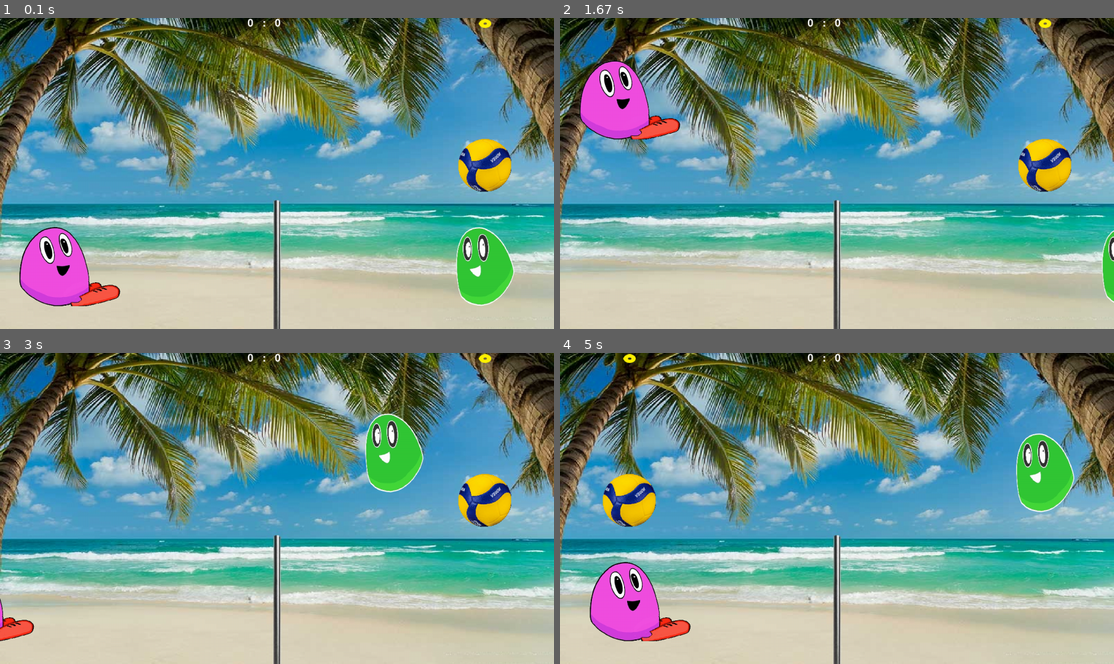
Above: before the commit, frames 1-4 (two rows, left to right).
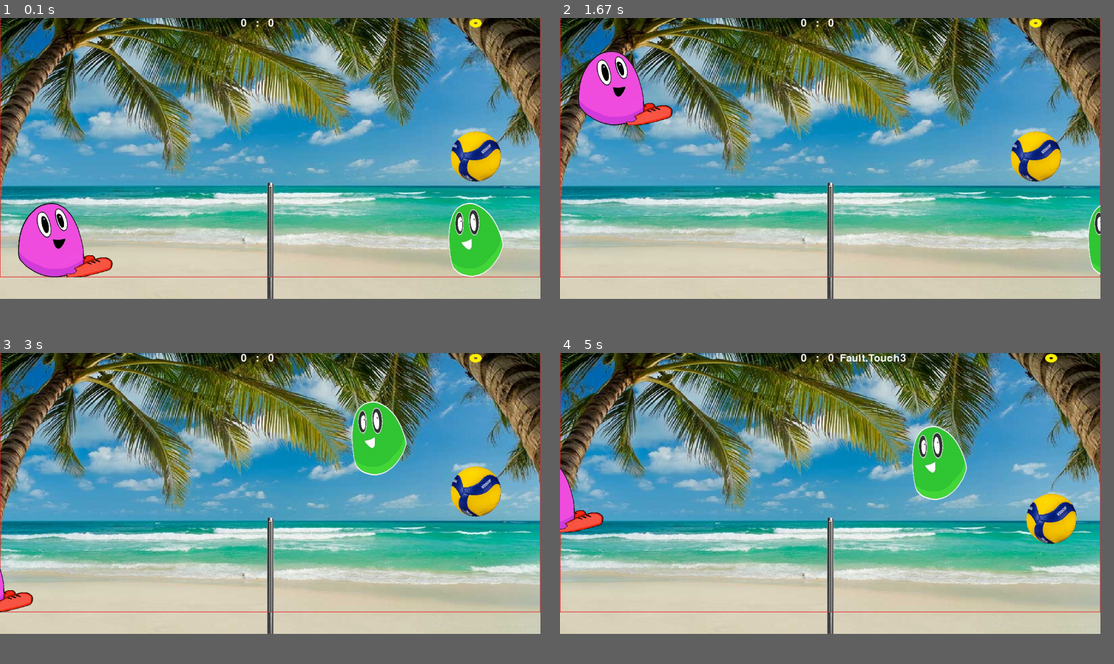
Above: after the commit, the same moments.

Repository: 3strategy/pygameBlobby
Game: pygame game, started from pyGameBlobby.py
Same seed, same stepped clock (60 frames per second), same inputs: the game is played once before the commit and once after it.
Inputs:
- Up to frame 1 (0.1 s): no input
- Up to frame 2 (1.67 s): hold Right 0.33-0.8 s; hold Up 0.83-1.13 s; hold Right 1.17-1.63 s; hold D 1.17-1.63 s
- Up to frame 3 (3 s): hold Left 1.67-2.2 s; hold A 1.67-2.2 s; tap C at 1.82 s; hold Left 2.23-2.63 s; hold A 2.23-2.63 s; hold Up from 2.67 s (still down)
- Up to frame 4 (5 s): release Up at 3.03 s; hold Right 3.07-3.7 s; hold D 3.07-3.7 s; tap C at 3.22, 4.88 s; hold Left 3.73-4.2 s; hold A 3.73-4.2 s; hold Right 4.23-4.7 s; hold D 4.23-4.7 s; hold Up from 4.73 s (still down)
In our replay, the window is 900x506 before the commit and 878x457 after it. These sizes can differ from the game's own. Grey fills any space a smaller window leaves; there, only what the larger window draws over its background counts as a difference.

The runs differ from the first frame. In frame 1, 62% of the frame differs, in the area x 0-100%, y 0-100%; in frame 2, 60%; in frame 3, 61%; in frame 4, 65%.

Commit message:
Lesson 10 1)	Make a boundry SharedSprite. 2)	Make all wall collision work on the Boundy sprite (with full impact equations). 3)	Improve ball so that it has small spike on top/bottom/left/right so that collision on these faces is perfect. 4)	Make dyfix and dxfix integers so they give the perfect middle pixel as colision point (this make bounces at 90 angles return a perfect -90 (not -89.5). 5)	 Added Fault state – exposing a scoring logic bug.

Diff:
--- a/Shared.py
+++ b/Shared.py
@@ -6,6 +6,7 @@
     import os
     import pygame
     from pygame.locals import *
+    from enum import Enum
     from datetime import datetime, timedelta
 
 except ImportError as err:
@@ -16,8 +17,8 @@
 infoObject = pygame.display.Info()
 #pygame.display.set_mode((infoObject.current_w, infoObject.current_h))
 
-screeny =  infoObject.current_h  # 650 #650 is also good.
-screenx =  infoObject.current_w  # 1250#1580
+screeny =  650 #infoObject.current_h  # 650 #650 is also good.
+screenx =  1250 #infoObject.current_w  # 1250#1580
 basescale = sqrt(screeny*screenx / (650*1250))  #
 speed = 27 * basescale
 gravity = 0.56 * basescale
@@ -56,8 +57,8 @@
         self.rect = self.image.get_rect()
         self.oldpos = self.rect
         self.newpos = self.rect
-        self.dyfix = self.rect.height / 2
-        self.dxfix = self.rect.width / 2
+        self.dyfix = int(self.rect.height / 2)
+        self.dxfix = int(self.rect.width / 2)
         screen = pygame.display.get_surface()
         self.area = screen.get_rect()
         self.area.centery -= 50 * basescale  # move logical area up
@@ -95,13 +96,19 @@
 
     def bestoverlap(self, player):
         if bestoverlap := testoverlap(player, self):
+            self.orgpos, player.orgpos = self.oldpos, player.oldpos
+            print (f'overlap 0:{bestoverlap}')
             # calculate best possible impact (without rolling back player:
-            for i in range(4):
+            for i in range(7):
                 self.rect = average_rect(self.newpos, self.oldpos)
                 player.rect = average_rect(player.newpos, player.oldpos)
                 if overlap := testoverlap(player, self):
                     self.newpos, player.newpos = self.rect, player.rect
+                    if bestoverlap==overlap:
+                        break
                     bestoverlap = overlap
+                    if isinstance(player,Boundry):
+                        print(f'overlap {i}:{bestoverlap}')
                 else:
                     self.oldpos, player.oldpos = self.rect, player.rect
             return bestoverlap
@@ -110,24 +117,13 @@
     def process_impact (self,player,bestoverlap):
         # the effect of the collision is calculated by Impulse Equations.
         impact_gamma = angle_ofdxdy((bestoverlap[0] - self.dxfix, (bestoverlap[1] - self.dyfix)))[0]
-        x = (self.dX, self.dY), (player.dX, player.dY)
-        ((self.dX, self.dY), (player.dX, player.dY)) = calc_impulse_xy1xy2(x, self.weight, player.weight, impact_gamma)
-        # if abs(initial_gamma-impact_gamma) > 0.09:
-        #     print(f'\nfinal ball new:{self.newpos.center} old:{self.oldpos.center}, \
-        #     pla new:{player.newpos.center} old:{player.oldpos.center}\n\
-        #     initial gamma:{degrees(initial_gamma):.0f}->{degrees(impact_gamma):.0f}')
-        #     print('helped')
-
-        # rollback both Ball and Player positions
-        self.rollback(player)
-        assert not testoverlap(player, self)
+        ((self.dX, self.dY), (player.dX, player.dY)) = calc_impulse_new(self,player,impact_gamma)
+        # self.rollback(player)
+        # assert not testoverlap(player, self)
 
     def rollback(self, other_object=None):
         self.rect = self.oldpos
-        #self.newpos = self.oldpos
         if other_object:
-            # tiny recursive call.
-            # recursivity stops after 1 iteration. why?
             other_object.rollback()
 
     def accellerate(self, initialspeed, profile):
@@ -151,11 +147,35 @@
         """calculates weight"""
         return 1
 
+    @property
+    def vector(self):
+        return angle_ofdxdy((self.dX,self.dY))
+
 class Net(SharedSprite):
     def __init__(self):
         SharedSprite.__init__(self, 'Net1.png')
         self.rect.midbottom = (self.area.midbottom[0], self.area.midbottom[1] + 0)
 
+    @property
+    def weight(self):
+        """returns weight"""
+        return 2
+
+    def update(self):
+        self.dY,self.dX = 0, 0
+
+class Boundry(SharedSprite):
+    def __init__(self):
+        SharedSprite.__init__(self, 'Boundries.png')
+        self.rect.midbottom = (self.area.midbottom[0], self.area.midbottom[1] + 0)
+
+    @property
+    def weight(self):
+        """returns weight"""
+        return 10
+
+    def update(self):
+        self.dY,self.dX = 0, 0
 
 class Pointer(SharedSprite):
     def __init__(self):
@@ -170,9 +190,6 @@
     offset_y = p.rect.y - s.rect.y
     overlap = s.mask.overlap(p.mask, (offset_x, offset_y))
     return overlap
-
-
-
 
 
 def average_rect(source_rect, target_rect):
@@ -195,20 +212,12 @@
     return round(angle, 4), z
 
 
-def calc_impulse_xy1xy2(xy1_xy2, ball_mass=1.0, wall_mass=10000000.0, gama=0.0):
-    xy1, xy2 = xy1_xy2
-    a1, z = angle_ofdxdy(xy1)
-    a2, z2 = angle_ofdxdy(xy2)
-    # print(f'xy xy translator call xy={xy1}, xy2{xy2},ang{degrees(a1):.0f},{degrees(a2):.0f}')
-    return cv1v2(z, a1, z2, a2, ball_mass, wall_mass, gama)
-
-
-def cv1v2(ball_velocity=5.0, ball_theta=0.0, wall_velocity=0.0, wall_theta=0.0, ball_mass=1.0, wall_mass=10000000.0,
-          gama=0.0):
+def calc_impulse_new(self,wall,gama):
     g = gama  # 0 needs further explainig. ba
-    t, t2 = ball_theta, wall_theta
-    v, v2 = ball_velocity, wall_velocity  # a scalar.
-    m, m2 = ball_mass, wall_mass
+    vec,vec_wall = self.vector, wall.vector
+    t, t2 = vec[0], vec_wall[0]
+    v, v2 = vec[1], vec_wall[1]  # a scalar.
+    m, m2 = self.weight, wall.weight
     mv, m2v2 = 2 * m * v, 2 * m2 * v2
     vx = (v * cos(t - g) * (m - m2) + m2v2 * cos(t2 - g)) * cos(g) / (m + m2) + v * sin(t - g) * cos(g + pi / 2)
     vy = (v * cos(t - g) * (m - m2) + m2v2 * cos(t2 - g)) * sin(g) / (m + m2) + v * sin(t - g) * sin(g + pi / 2)
@@ -221,18 +230,23 @@
                 vy *= 0.9
                 vx *= 0.98
         s += f'{vx:.1f} {vy:.1f}'
-        print (f'{datetime.now()} input V:{v:.1f} theta:{degrees(t):.1f} {s}')
+        print(f'{datetime.now()} input V:{v:.1f} theta:{degrees(t):.1f} {s}')
     xyxy = ((round(vx, 2), round(vy, 2)), (round(v2x, 2), round(v2y, 2)))
-    print(f'Ball: {v:.1f}({degrees(t):.0f}\u2070)\t Player:{v2:.1f}({degrees(t2):.0f}\u2070),\
-    impact angle:{degrees(g):.0f}\u2070 masses:{m},{m2} \n{datetime.now()} result:{xyxy}')
+    types = type(self)
+    typewall = type (wall)
+    print(f'\n{datetime.now()} \n{types}: {v:.1f}({degrees(t):.1f}\u2070)\t {typewall}:{v2:.1f}({degrees(t2):.1f}\u2070),\
+        impact angle:{degrees(g):.2f}\u2070 masses:{m},{m2} result:{xyxy}')
     return xyxy
 
-
-assert cv1v2(5, 0, 5, pi, 1, 1) == ((-5.0, 0.0), (5.0, 0.0))  # note velocity swap in frontal collision
-assert cv1v2(5) == ((-5.0, 0.0), (0.0, 0.0))  # note ball bounce
-assert calc_impulse_xy1xy2(((5, 5), (-5, -5)), 1, 1, 0) == (
-    (-5.0, 5.0), (5.0, -5.0))  # reversing velocity on impulse axis, while keeping vel on unaffected y axis.
-print(calc_impulse_xy1xy2(((5, 5), (-5, -5)), 1, 1, 0))
-assert calc_impulse_xy1xy2(((3.54, 3.54), (-2.5, -4.33)), 1, 1, 0) == ((-2.5, 3.54), (3.54, -4.33))
-
-# print(calc_impulse_xy1xy2(((3.54, 3.54), (-2.5, -4.33)), 1, 1, pi / 6))
+class State(Enum):
+    MoveUp = 0
+    MoveDown = 1
+    MoveRight = 2
+    MoveLeft = 3
+    Still = 4
+
+class Fault(Enum):
+    Ok = 0
+    Floor = 1
+    Net = 2
+    Touch3 = 3
--- a/ball.py
+++ b/ball.py
@@ -10,14 +10,15 @@
 class Ball(SharedSprite):
     """A ball that will move across the screen"""
 
-    def __init__(self, players, net, pointer):
-        SharedSprite.__init__(self, 'VolleyGreen.png', 0.55)  # if using unusual size - use the scale to make it ok.
+    def __init__(self, players, net, pointer, boundry):
+        SharedSprite.__init__(self, 'VolleyGreenBig.png', 0.555)  # if using unusual size - use the scale to make it ok.
         self.hit = 0
         self.players = players  # type hinting is important. it helps seeing available methods in the class
         self.lastPlayer = False
         self.point_started = False
         self.point_scored = False
         self.net: Net = net  # hinting.
+        self.boundry: Boundry = boundry
         self.pointer: Pointer = pointer
         self.startY = 320 * basescale
 
@@ -37,9 +38,10 @@
 
         SharedSprite.reinit(self)
 
-    def score(self):
+    def score(self, fault):
         ordinal = self.area.centerx > self.rect.centerx
         if not self.point_scored:  # prevent double scoring
+            self.players[not ordinal].fault = fault
             if ordinal == self.lastPlayer:  # ball holder lost the point - switch ball.
                 self.lastPlayer = not self.lastPlayer
             else:
@@ -55,6 +57,17 @@
         if self.point_started and self.dY < 14 * basescale:
             self.dY += self.gravity
 
+        #All boundry tests run via Impulse Equations.
+        if bestoverlap := self.bestoverlap(self.boundry):
+            self.process_impact(self.boundry, bestoverlap)
+            if bestoverlap[1] > 75 * basescale:  # means ball touched the floor
+                self.rollback()
+                self.dY *= 0.7
+                self.score(Fault.Floor)
+                if -2 * basescale < self.dY < 2 * basescale:
+                    self.reinit()
+                    return
+        """
         # Test if touching the floor האם הכדור נוגע ברצפה
         if newpos.bottom >= area.bottom:  # Ball touches the floor
             newpos.bottom = area.bottom  # repositioning to a valid position.
@@ -76,29 +89,33 @@
         if (newpos.right > area.right and self.dX > 0) or (newpos.left < 0 and self.dX < 0):
             newpos.left -= self.dX
             self.dX = -self.dX
+        """
 
         # Net collision detection בדיקת התנגשות ברשת
-        if overlap_net := self.bestoverlap(self.net):  # testoverlap(self.net, self):
-            self.rollback()  # Rollback position
-            if overlap_net[1] < 68 * basescale:  # real net impact means ball is touched on the side
-                self.score()
-                self.dX = -0.3 * self.dX
-            else:  # hit top of net
-                self.dY -= 5
+        if bestoverlap := self.bestoverlap(self.net):  # testoverlap(self.net, self):
+            #self.rollback()  # Rollback position
+
+            tempDx = self.dX
+            self.process_impact(self.boundry, bestoverlap)
+            if(self.dX * tempDx < 0): # means ball bounced back
+                self.score(Fault.Net)
+                #self.dX = -0.3 * self.dX
+            #else:  # hit top of net
+             #   self.dY -= 5
 
         # Player Collision testing בדיקת פגיעת שחקן בכדור
         for ordinal in range(2):
             player = self.players[ordinal]
             # overlap gets the result of the collision test and then an 'if' checks overlap
             if bestoverlap := self.bestoverlap(player):
-                self.process_impact(player,bestoverlap)
+                self.process_impact(player, bestoverlap)
 
                 # reset num_shots of the THE OTHER PLAYER
                 self.players[not ordinal].num_shots = 0
                 if not self.point_scored:
                     player.num_shots += 1
                 if player.num_shots > 3:
-                    self.score()
+                    self.score(Fault.Touch3)
                     return
 
                 self.point_started = True  # from here on gravity will apply.
--- a/player.py
+++ b/player.py
@@ -1,8 +1,6 @@
 # classes Bat, and Net
 try:
     from Shared import *
-    from enum import Enum
-
 
 except ImportError as err:
     print("couldn't load module. %s" % err)
@@ -45,6 +43,7 @@
         self.reinit()
 
     def reinit(self):
+        self.fault = Fault.Ok
         self.canjump = True
         self.num_shots = 0
         self.state = State.Still
@@ -138,11 +137,4 @@
     def weight(self):
         """calculates weight. The idea is that player is heavier when on the ground.
         can hit harder and bounce less"""
-        return (300 if self.rect.bottom == self.area.bottom else 3)
-
-class State(Enum):
-    MoveUp = 0
-    MoveDown = 1
-    MoveRight = 2
-    MoveLeft = 3
-    Still = 4
+        return 300 if self.rect.bottom == self.area.bottom else 3
--- a/pyGameBlobby.py
+++ b/pyGameBlobby.py
@@ -10,8 +10,9 @@
 
 def main():
     # Initialise screen
-    #pygame.init()
-    screen = pygame.display.set_mode((screenx, screeny),pygame.FULLSCREEN)
+    # pygame.init()
+    # screen = pygame.display.set_mode((screenx, screeny),pygame.FULLSCREEN)
+    screen = pygame.display.set_mode((screenx, screeny))
 
     pygame.display.set_caption('Blobby')
 
@@ -22,13 +23,16 @@
     # Initialise players, net, and ball
     players = (Player("left"), Player("right"))
     net = Net()
+    boundry = Boundry()
     pointer = Pointer()
-    ball = Ball(players, net, pointer)
+    ball = Ball(players, net, pointer,boundry)
     Player.ball = ball  # give player a static reference to ball.
 
     # Initialise sprites' groups
     playersprites = pygame.sprite.RenderPlain(players)
     ballsprites = pygame.sprite.RenderPlain(ball, pointer)
+
+    othersprites = pygame.sprite.RenderPlain(boundry,net)
 
     # Display some text
     font = pygame.font.Font(None, 36)
@@ -54,6 +58,10 @@
 
         p0, p1 = players[0], players[1]
         info = f'{p0.score}   :   {p1.score}'
+        if(p0.fault != Fault.Ok):
+            info = f'{p0.fault} {info}'
+        elif (p1.fault != Fault.Ok):
+            info = f'{info}  {p1.fault}'
         # info = f'{p0.state} {info}  {p1.state} dX:{p1.dX:.1f} dY:{p1.dY:.1f}'
         # info = f'{info} Ball dX:{ball.dX:.1f} dY:{ball.dY:.1f}'
         # note the : after which comes the formatting (here .1f for 1 decimal point)
@@ -62,9 +70,11 @@
         screen.blit(background, (0, 0))  # this acts as a clear screen (try without and see how everything smears)
         screen.blit(text, textpos)  # if we blit to background we are smearing.
 
+        othersprites.update()
         playersprites.update()  # it matters if you update the player before or after the ball.
         ballsprites.update()  # calls the update method on sprite
 
+        othersprites.draw(screen)
         playersprites.draw(screen)
         ballsprites.draw(screen)  # blits every sprite to the screen.
 
Binary file added: Data/Boundries.png
Binary file removed: Data/VolleyGreen.png
Binary file added: Data/VolleyGreenBig.png
Binary file added: Data/VolleyYellowSmall.png
